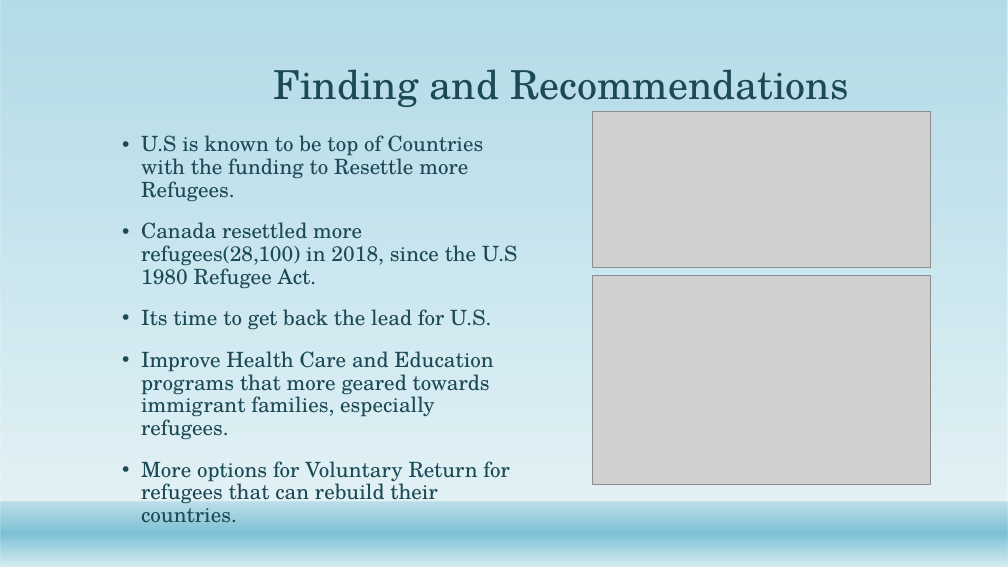
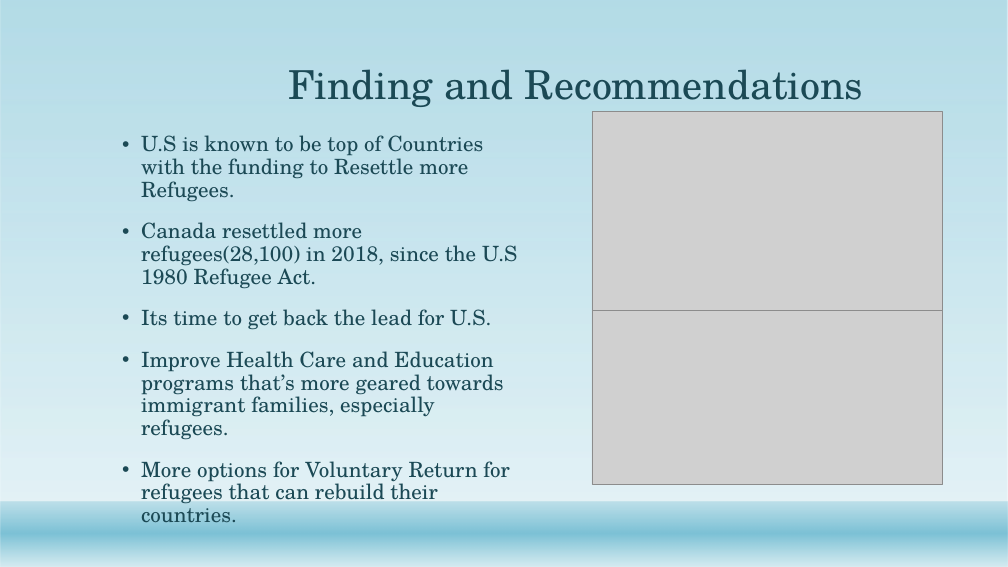
Before and after one commit to Abdullah0930/Refugee-Immigrants-to-U.S, a slide deck: slide 8 of Capstone/Refugees in U.S.pptx (slide 7 before the commit). Drawn at 1008x567 pixels with LibreOffice and Linux fonts; fonts in the diff are those of the drawing; grey boxes stand for pictures; background and template pictures are left out. Boxes give left, top, right and bottom in pixels: in the first picture for what was removed or moved away, otherwise in the second. Text is boxed around its words. In the diff, an @@ line names an element or a change of style, - is before the commit and + after.

```diff
--- a/Capstone/Refugees in U.S.pptx
+++ b/Capstone/Refugees in U.S.pptx
@@ title "Finding and Recommendations" at (288, 69, 863, 112): alignment left to centre @@
@@ picture: place and size @@
-picture at (592, 112, 930, 267)
+picture at (592, 112, 942, 310)
@@ picture: place and size @@
-picture at (592, 275, 930, 485)
+picture at (592, 310, 942, 485)
@@ text at (141, 351, 504, 440): text changed @@
-• Improve Health Care and Education programs that more geared towards immigrant families, especially refugees.
+• Improve Health Care and Education programs that’s more geared towards immigrant families, especially refugees.
```
Also in this commit, not shown: 8 other slides changed, 1 slide added, 17 other files.
